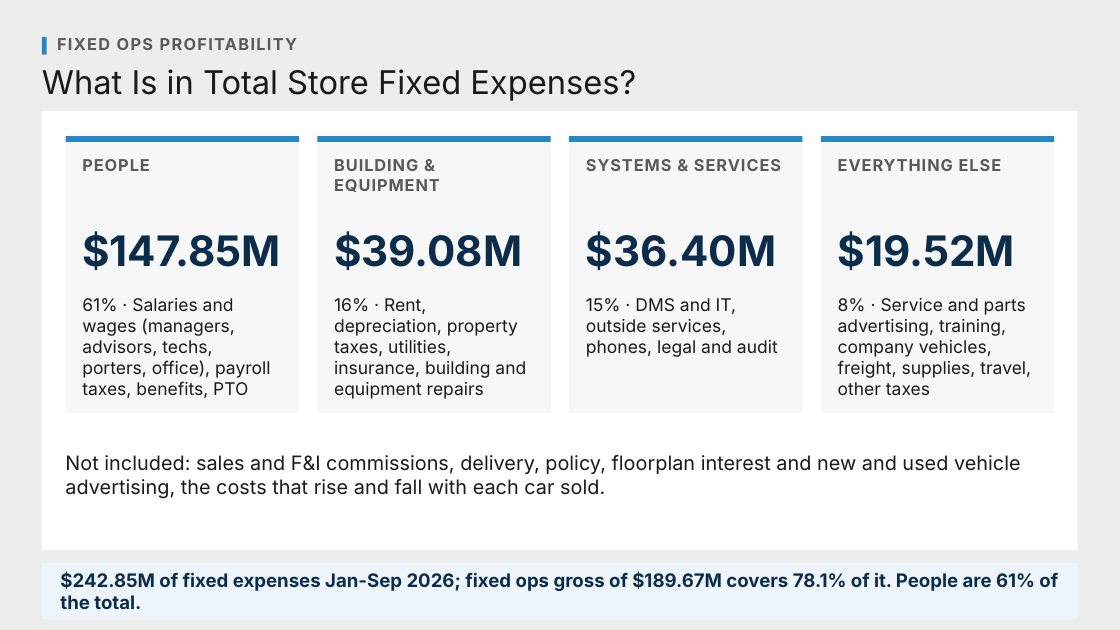
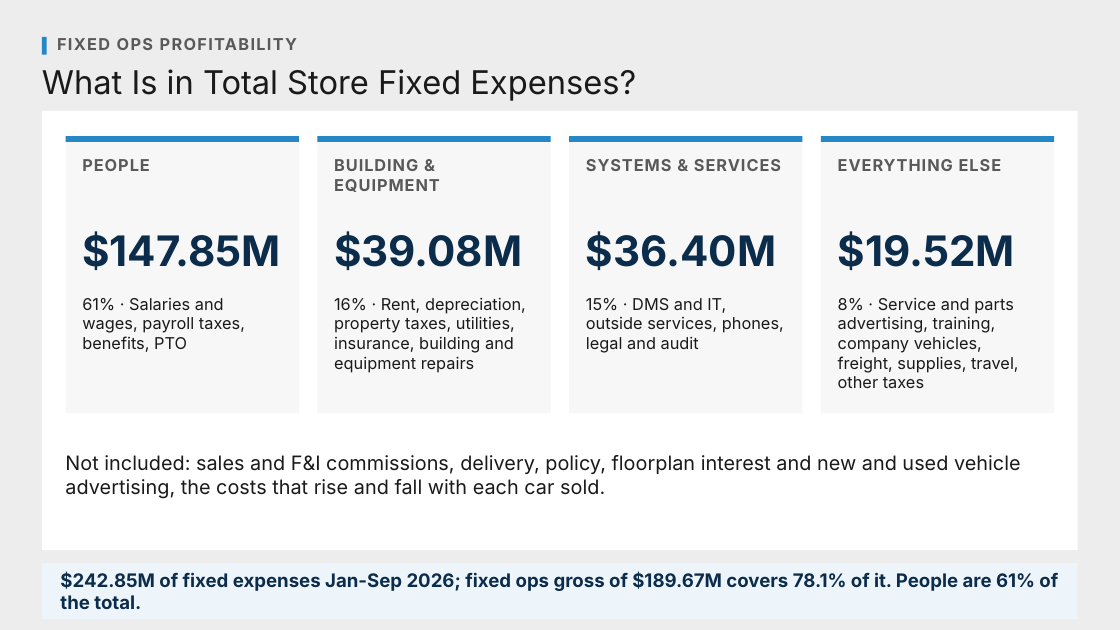
Before and after one commit to Ndresner/Noah, a slide deck: slide 2 of day2-deck/decks/Fixed Absorption & Net Profit - Preview.pptx. Drawn at 1120x630 pixels with LibreOffice and Linux fonts; fonts in the diff are those of the drawing. Boxes give left, top, right and bottom in pixels: in the first picture for what was removed or moved away, otherwise in the second. Text is boxed around its words. In the diff, an @@ line names an element or a change of style, - is before the commit and + after.

```diff
--- a/day2-deck/decks/Fixed Absorption & Net Profit - Preview.pptx
+++ b/day2-deck/decks/Fixed Absorption & Net Profit - Preview.pptx
@@ text at (x1=82, y1=298, x2=245, y2=352): text changed; size 15 to 14 pt @@
-61% · Salaries and wages (managers, advisors, techs, porters, office), payroll taxes, benefits, PTO
+61% · Salaries and wages, payroll taxes, benefits, PTO
@@ size 15 to 14 pt in 3 elements at (x1=334, y1=298, x2=526, y2=373), (x1=586, y1=298, x2=784, y2=353), (x1=838, y1=298, x2=1019, y2=388) @@
```
Also in this commit, not shown: 1 other slide changed, 4 other files.
